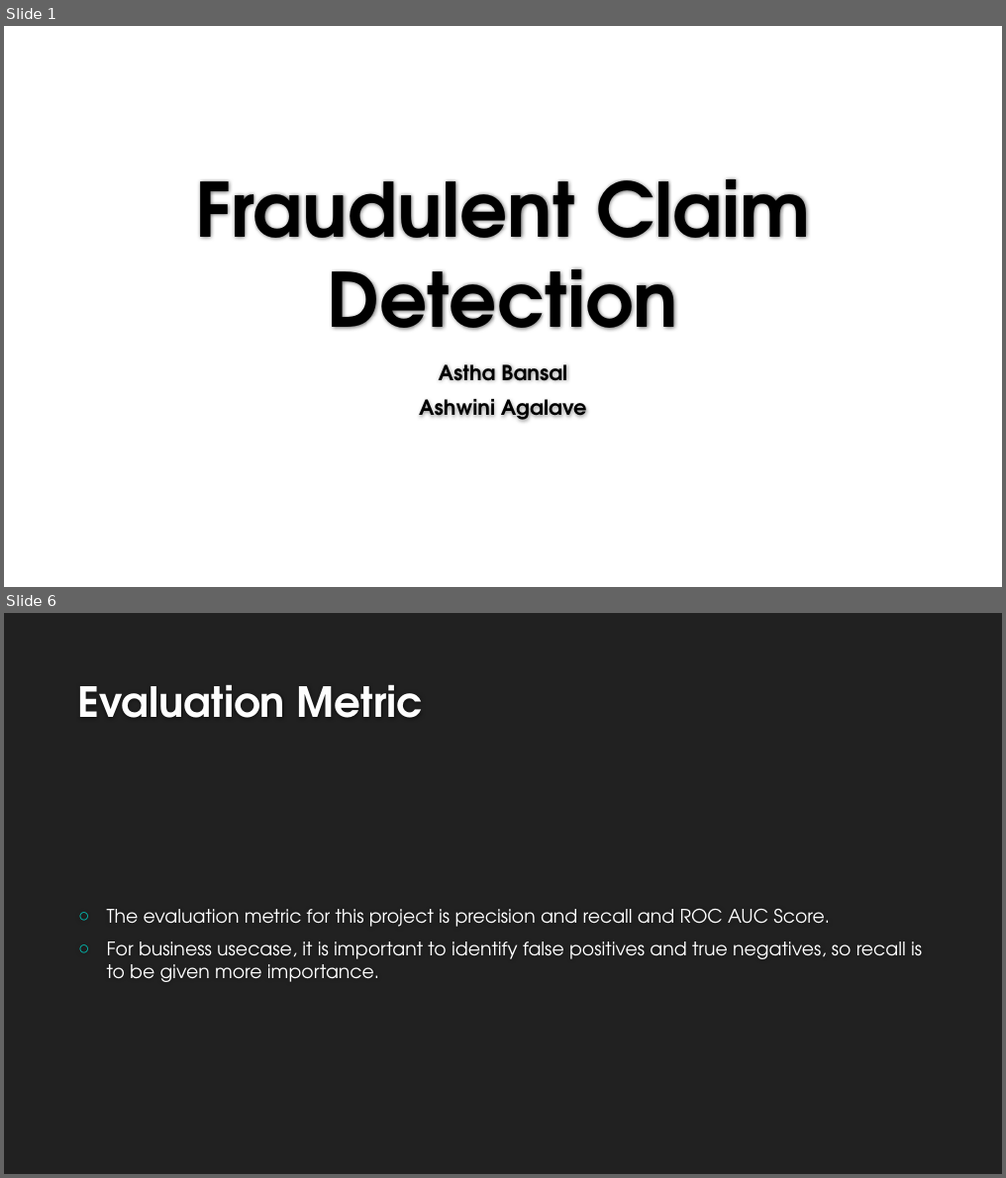
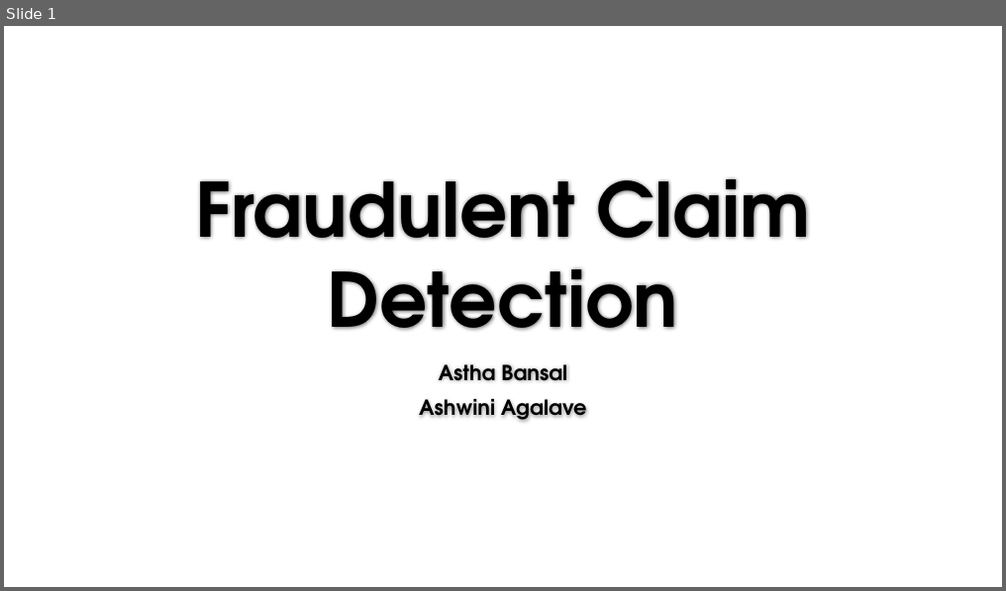
Before and after one commit to AshwiniA/Insurance-Fraud, a slide deck: Fraudulent Claim Detection.pptx. Shown one above the other, each under a label of ours: slides 1 and 6 before the commit, slide 1 after it; the slides between them are not shown. The pictures are 1006x1178 and 1006x591 pixels, drawn with LibreOffice and Linux fonts; fonts in the diff are those of the drawing; background and template pictures are left out. Boxes give left, top, right and bottom in pixels: in the first picture for what was removed or moved away, otherwise in the second. Text is boxed around its words. In the diff, an @@ line names an element or a change of style, - is before the commit and + after.

```diff
--- a/Fraudulent Claim Detection.pptx
+++ b/Fraudulent Claim Detection.pptx
@@ slide 6 removed at [4,613,1002,1174], background #212121 @@
@@ title removed at [78,684,424,718] @@
-Evaluation Metric
@@ text removed at [107,909,922,982] @@
-○ The evaluation metric for this project is precision and recall and ROC AUC Score.
-○ For business usecase, it is important to identify false positives and true negatives, so recall is to be given more importance.
```
Also in this commit, not shown: 9 slides changed, 3 slides added, 13 other slides removed.
